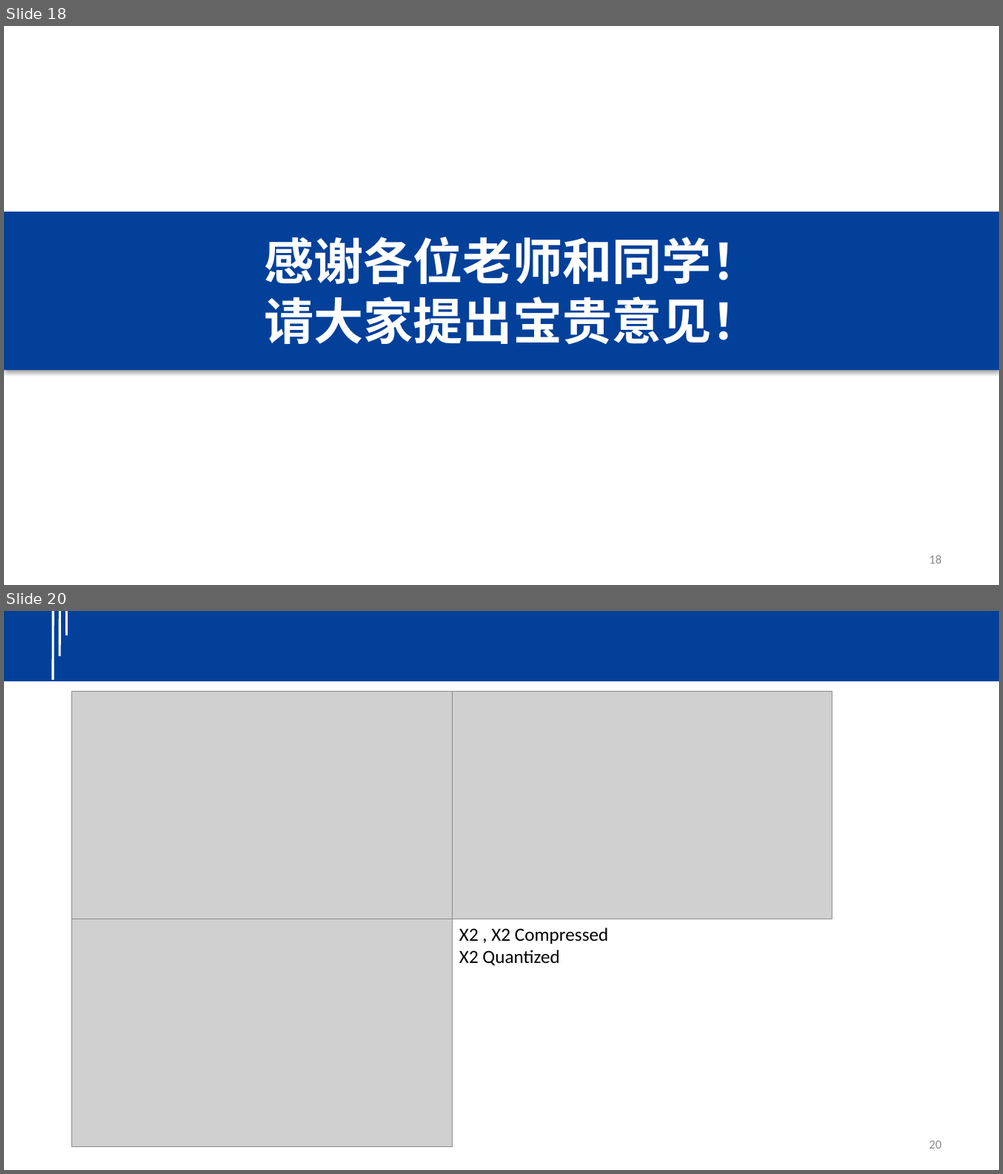
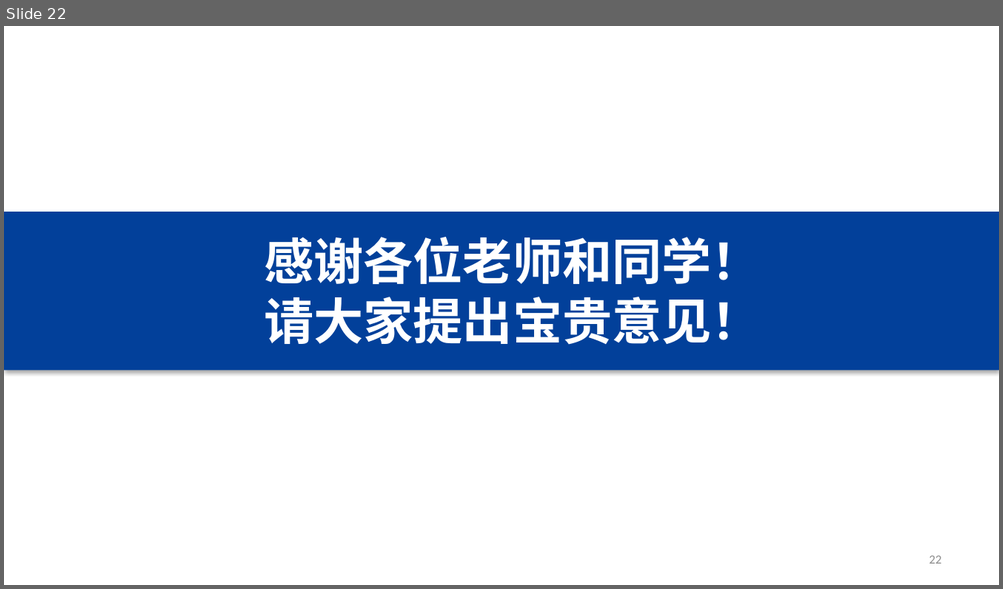
Before and after one commit to yindaheng98/Resume, a slide deck: Intro.pptx. Shown one above the other, each under a label of ours: slides 18 and 20 before the commit, slide 22 after it; the slides between them are not shown. The pictures are 1003x1174 and 1003x589 pixels, drawn with LibreOffice and Linux fonts; fonts in the diff are those of the drawing; grey boxes stand for pictures; background and template pictures are left out. Boxes give left, top, right and bottom in pixels: in the first picture for what was removed or moved away, otherwise in the second. Text is boxed around its words. In the diff, an @@ line names an element or a change of style, - is before the commit and + after.

```diff
--- a/Intro.pptx
+++ b/Intro.pptx
@@ slide 20 removed at (4, 611, 999, 1170), background #FFFFFF @@
@@ group removed at (4, 611, 999, 681): 3 lines, 1 rectangle @@
@@ picture removed at (72, 691, 452, 919) @@
@@ picture removed at (452, 691, 832, 919) @@
@@ picture removed at (72, 919, 452, 1147) @@
@@ text removed at (459, 928, 608, 966) @@
-X2 , X2 Compressed
-X2 Quantized
@@ page number removed at (929, 1141, 942, 1149) @@
-20
@@ what was slide 18 is now slide 22 @@
@@ page number at (929, 556, 942, 564): text changed @@
-18
+22
```
Also in this commit, not shown: 9 slides changed, 5 slides added, 4 other slides removed.
